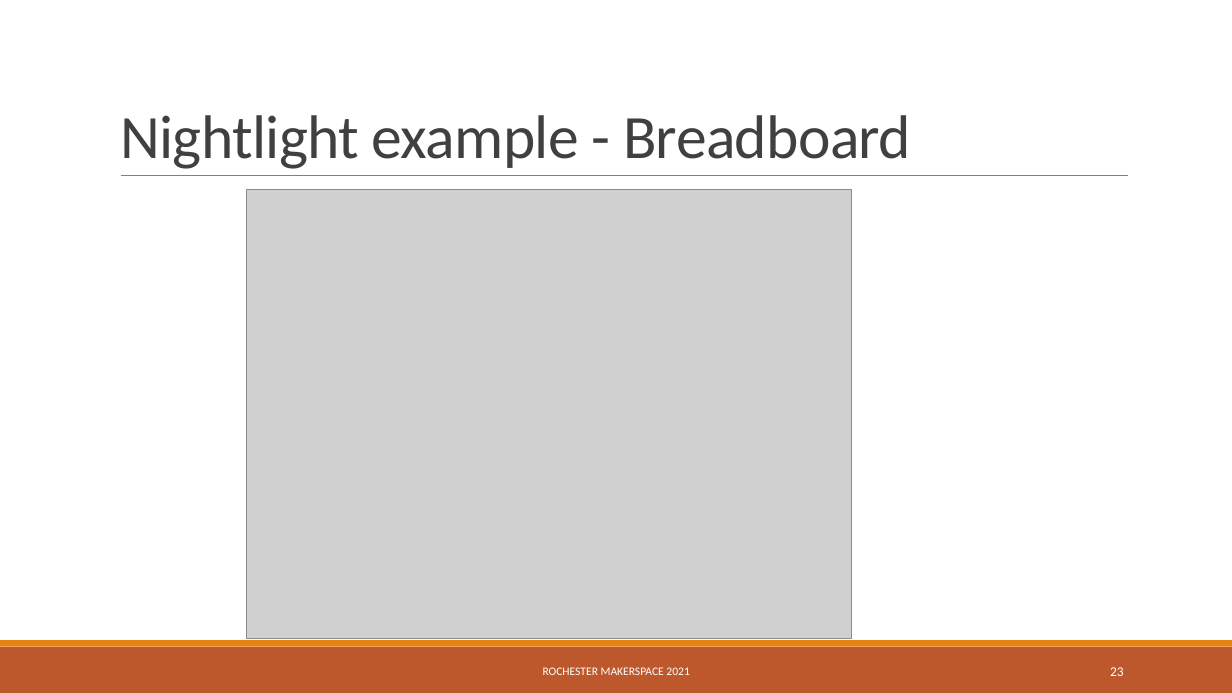
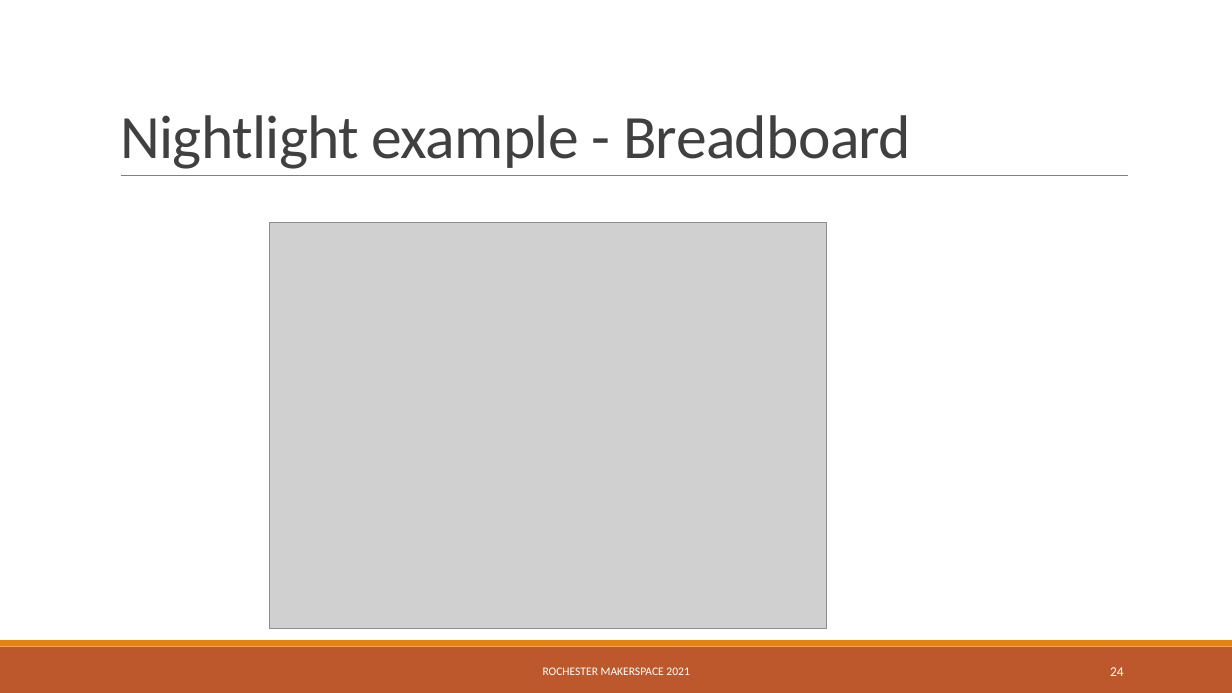
Before and after one commit to RochesterMakerSpace/ArduinoClass, a slide deck: slide 24 of docs/Introduction to Arduino.pptx (slide 23 before the commit). Drawn at 1232x693 pixels with LibreOffice and Linux fonts; fonts in the diff are those of the drawing; grey boxes stand for pictures. Boxes give left, top, right and bottom in pixels: in the first picture for what was removed or moved away, otherwise in the second. Text is boxed around its words. In the diff, an @@ line names an element or a change of style, - is before the commit and + after.

```diff
--- a/docs/Introduction to Arduino.pptx
+++ b/docs/Introduction to Arduino.pptx
@@ picture: place and size @@
-picture at bbox=[247, 189, 852, 639]
+picture at bbox=[270, 223, 827, 629]
@@ page number at bbox=[1110, 667, 1124, 676]: text changed @@
-23
+24
```
Also in this commit, not shown: 4 other slides changed, 1 slide added, 7 other files.
